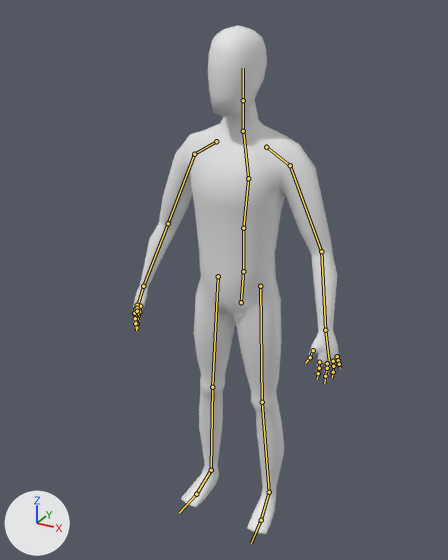
An edit to the FBX model Content/FirstPersonBP/Meshes/SK_Animation.fbx, drawn before and after from the same camera.
The view is the same before and after, from a 50 mm lens placed at (0.885, -1.697, 1.795), pointed at (-0.037, -0.022, 0.958). Arrows for +X, +Y and +Z are at lower left; the lights stay in place. The bones that bend it are drawn over the model as lines.

The first picture shows 'Character'.
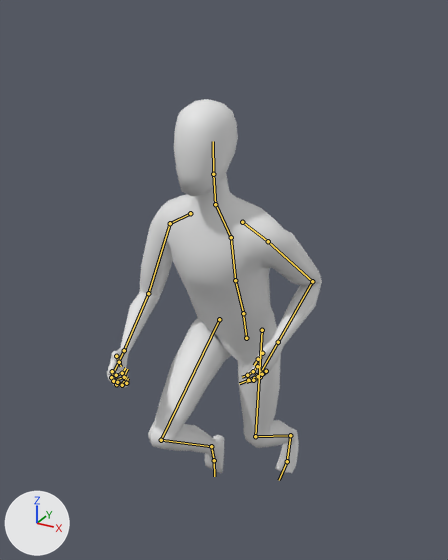
The newer file adds an action. The first version stands in its rest pose; the second is drawn at frame 5 of the action 'Skeleton|Running with Tool'.

The edits, one by one:
Bone 'Pelvis' (bone_pelvis) moves from (0.0, 0.0, 0.0) to (0.023, -0.132, -0.019).
Bone 'Pelvis' (bone_pelvis) turns from (0, 0, 0) to (22, 0, 0) degrees about its own x, y and z.
Bone 'Neck' (bone_neck) turns from (0, 0, 0) to (-18, 0, 0) degrees about its own x, y and z.
Bone 'Head' (bone_head) turns from (0, 0, 0) to (-2, 0, 0) degrees about its own x, y and z.
Bone 'Shoulder.L' (bone_shoulder_l) turns from (0, 0, 0) to (6, 3, 1) degrees about its own x, y and z.
Bone 'UpperArm.L' (bone_upperarm_l) turns from (0, 0, 0) to (-27, -20, -2) degrees about its own x, y and z.
Bone 'LowerArm.L' (bone_lowerarm_l) turns from (0, 0, 0) to (73, 20, -27) degrees about its own x, y and z.
Bone 'Hand.L' (bone_hand_l) turns from (0, 0, 0) to (-8, -24, 0) degrees about its own x, y and z.
Bone 'Thumb_01.L' (bone_thumb_01_l) turns from (0, 0, 0) to (-21, -8, 24) degrees about its own x, y and z.
Bone 'Thumb_02.L' (bone_thumb_02_l) turns from (0, 0, 0) to (0, -8, 24) degrees about its own x, y and z.
Bone 'Pointer_01.L' (bone_pointer_01_l) turns from (0, 0, 0) to (-7, 2, 3) degrees about its own x, y and z.
Bone 'Middle_01.L' (bone_middle_01_l) turns from (0, 0, 0) to (-7, 2, -1) degrees about its own x, y and z.
Bone 'Middle_03.L' (bone_middle_03_l) turns from (0, 0, 0) to (-7, 0, 0) degrees about its own x, y and z.
Bone 'Ring_01.L' (bone_ring_01_l) turns from (0, 0, 0) to (-9, 6, -3) degrees about its own x, y and z.
Bone 'Ring_03.L' (bone_ring_03_l) turns from (0, 0, 0) to (-9, 0, 0) degrees about its own x, y and z.
Bone 'Pinky_01.L' (bone_pinky_01_l) turns from (0, 0, 0) to (-12, 3, -10) degrees about its own x, y and z.
Bone 'Pinky_03.L' (bone_pinky_03_l) turns from (0, 0, 0) to (-12, 0, 0) degrees about its own x, y and z.
Bone 'Shoulder.R' (bone_shoulder_r) turns from (0, 0, 0) to (4, -3, 0) degrees about its own x, y and z.
Bone 'UpperArm.R' (bone_upperarm_r) turns from (0, 0, 0) to (19, 15, 6) degrees about its own x, y and z.
Bone 'LowerArm.R' (bone_lowerarm_r) turns from (0, 0, 0) to (46, -9, 20) degrees about its own x, y and z.
Bone 'Hand.R' (bone_hand_r) turns from (0, 0, 0) to (8, 33, 1) degrees about its own x, y and z.
Bone 'Thumb_01.R' (bone_thumb_01_r) moves from (0.0, 0.0, 0.0) to (-0.005, 0.0, -0.007).
Bone 'Thumb_01.R' (bone_thumb_01_r) turns from (0, 0, 0) to (-55, 0, -7) degrees about its own x, y and z.
Bone 'Pointer_01.R' (bone_pointer_01_r) moves from (0.0, 0.0, 0.0) to (0.0, 0.003, -0.008).
Bone 'Pointer_01.R' (bone_pointer_01_r) turns from (0, 0, 0) to (-52, 5, -2) degrees about its own x, y and z.
Bone 'Pointer_02.R' (bone_pointer_02_r) turns from (0, 0, 0) to (-52, 0, 0) degrees about its own x, y and z.
Bone 'Pointer_03.R' (bone_pointer_03_r) turns from (0, 0, 0) to (-52, 0, 0) degrees about its own x, y and z.
Bone 'Middle_01.R' (bone_middle_01_r) moves from (0.0, 0.0, 0.0) to (0.0, 0.003, -0.008).
Bone 'Middle_01.R' (bone_middle_01_r) turns from (0, 0, 0) to (-53, 3, -1) degrees about its own x, y and z.
Bone 'Middle_02.R' (bone_middle_02_r) turns from (0, 0, 0) to (-53, 0, 0) degrees about its own x, y and z.
Bone 'Middle_03.R' (bone_middle_03_r) turns from (0, 0, 0) to (-53, 0, 0) degrees about its own x, y and z.
Bone 'Ring_01.R' (bone_ring_01_r) moves from (0.0, 0.0, 0.0) to (-0.001, 0.002, -0.008).
Bone 'Ring_01.R' (bone_ring_01_r) turns from (0, 0, 0) to (-51, 1, 0) degrees about its own x, y and z.
Bone 'Ring_02.R' (bone_ring_02_r) turns from (0, 0, 0) to (-51, 0, 0) degrees about its own x, y and z.
Bone 'Ring_03.R' (bone_ring_03_r) turns from (0, 0, 0) to (-51, 0, 0) degrees about its own x, y and z.
Bone 'Pinky_01.R' (bone_pinky_01_r) moves from (0.0, 0.0, 0.0) to (-0.002, 0.004, -0.008).
Bone 'Pinky_01.R' (bone_pinky_01_r) turns from (0, 0, 0) to (-56, -8, 3) degrees about its own x, y and z.
Bone 'Pinky_02.R' (bone_pinky_02_r) turns from (0, 0, 0) to (-56, 0, 0) degrees about its own x, y and z.
Bone 'Pinky_03.R' (bone_pinky_03_r) turns from (0, 0, 0) to (-56, 0, 0) degrees about its own x, y and z.
Bone 'UpperLeg.L' (bone_upperleg_l) turns from (0, 0, 0) to (20, -12, -9) degrees about its own x, y and z.
Bone 'LowerLeg.L' (bone_lowerleg_l) turns from (0, 0, 0) to (-49, 5, 11) degrees about its own x, y and z.
Bone 'Foot.L' (bone_foot_l) turns from (0, 0, 0) to (22, 6, -5) degrees about its own x, y and z.
Bone 'Toes.L' (bone_toes_l) turns from (0, 0, 0) to (22, -8, 21) degrees about its own x, y and z.
Bone 'UpperLeg.R' (bone_upperleg_r) turns from (0, 0, 0) to (73, 6, 14) degrees about its own x, y and z.
Bone 'LowerLeg.R' (bone_lowerleg_r) turns from (0, 0, 0) to (-95, -16, -15) degrees about its own x, y and z.
Bone 'Foot.R' (bone_foot_r) turns from (0, 0, 0) to (-32, -12, 21) degrees about its own x, y and z.
Bone 'Toes.R' (bone_toes_r) turns from (0, 0, 0) to (-12, -1, 11) degrees about its own x, y and z.

Pixel boxes [x1, y1, x2, y2] of what changed, in the pictures (448 x 560 px):
'Character', posed (26% shorter): before [133, 25, 341, 534]; after [107, 99, 322, 473]
bone 'Pelvis', root to tip: before (241, 302) to (243, 270); after (246, 338) to (243, 312)
bone 'Neck', root to tip: before (243, 131) to (243, 100); after (215, 204) to (213, 174)
bone 'Head', root to tip: before (243, 100) to (243, 68); after (213, 174) to (213, 141)
bone 'Shoulder.L', root to tip: before (266, 147) to (290, 165); after (242, 222) to (268, 241)
bone 'UpperArm.L', root to tip: before (290, 165) to (321, 251); after (268, 241) to (312, 281)
bone 'LowerArm.L', root to tip: before (321, 251) to (325, 330); after (312, 281) to (278, 342)
bone 'Hand.L', root to tip: before (325, 330) to (329, 360); after (278, 342) to (262, 370)
bone 'Thumb_01.L', root to tip: before (313, 350) to (310, 357); after (262, 353) to (258, 359)
bone 'Thumb_02.L', root to tip: before (310, 357) to (305, 363); after (258, 359) to (254, 365)
bone 'Pointer_01.L', root to tip: before (319, 362) to (319, 368); after (257, 366) to (253, 371)
bone 'Middle_01.L', root to tip: before (327, 363) to (327, 368); after (260, 372) to (257, 375)
bone 'Middle_03.L', root to tip: before (325, 376) to (324, 383); after (248, 380) to (239, 383)
bone 'Ring_01.L', root to tip: before (333, 361) to (333, 366); after (263, 373) to (260, 377)
bone 'Ring_03.L', root to tip: before (333, 372) to (332, 377); after (253, 380) to (246, 382)
bone 'Pinky_01.L', root to tip: before (337, 356) to (338, 360); after (266, 371) to (262, 374)
bone 'Pinky_03.L', root to tip: before (339, 364) to (340, 368); after (258, 376) to (253, 377)
bone 'Shoulder.R', root to tip: before (216, 141) to (194, 154); after (190, 213) to (170, 223)
bone 'UpperArm.R', root to tip: before (194, 154) to (168, 223); after (170, 223) to (148, 293)
bone 'LowerArm.R', root to tip: before (168, 223) to (143, 286); after (148, 293) to (124, 350)
bone 'Hand.R', root to tip: before (143, 286) to (136, 309); after (124, 350) to (111, 376)
bone 'Thumb_01.R', root to tip: before (140, 306) to (139, 312); after (116, 356) to (119, 362)
bone 'Pointer_01.R', root to tip: before (137, 313) to (137, 318); after (112, 371) to (116, 375)
bone 'Pointer_02.R', root to tip: before (137, 318) to (137, 323); after (116, 375) to (122, 373)
bone 'Pointer_03.R', root to tip: before (137, 323) to (137, 328); after (122, 373) to (125, 368)
bone 'Middle_01.R', root to tip: before (135, 312) to (135, 316); after (111, 377) to (114, 380)
bone 'Middle_02.R', root to tip: before (135, 316) to (135, 323); after (114, 380) to (124, 377)
bone 'Middle_03.R', root to tip: before (135, 323) to (136, 330); after (124, 377) to (127, 369)
bone 'Ring_01.R', root to tip: before (135, 309) to (134, 313); after (113, 381) to (116, 384)
bone 'Ring_02.R', root to tip: before (134, 313) to (135, 318); after (116, 384) to (124, 382)
bone 'Ring_03.R', root to tip: before (135, 318) to (136, 323); after (124, 382) to (127, 376)
bone 'Pinky_01.R', root to tip: before (137, 305) to (137, 308); after (117, 382) to (122, 385)
bone 'Pinky_02.R', root to tip: before (137, 308) to (137, 311); after (122, 385) to (126, 383)
bone 'Pinky_03.R', root to tip: before (137, 311) to (137, 313); after (126, 383) to (128, 378)
bone 'UpperLeg.L', root to tip: before (260, 286) to (262, 402); after (262, 330) to (255, 436)
bone 'LowerLeg.L', root to tip: before (262, 402) to (269, 492); after (255, 436) to (290, 435)
bone 'Foot.L', root to tip: before (269, 492) to (261, 520); after (290, 435) to (287, 461)
bone 'Toes.L', root to tip: before (261, 520) to (251, 543); after (287, 461) to (279, 480)
bone 'UpperLeg.R', root to tip: before (218, 276) to (212, 387); after (219, 319) to (161, 440)
bone 'LowerLeg.R', root to tip: before (212, 387) to (211, 470); after (161, 440) to (211, 446)
bone 'Foot.R', root to tip: before (211, 470) to (196, 494); after (211, 446) to (214, 460)
bone 'Toes.R', root to tip: before (196, 494) to (179, 513); after (214, 460) to (214, 476)
